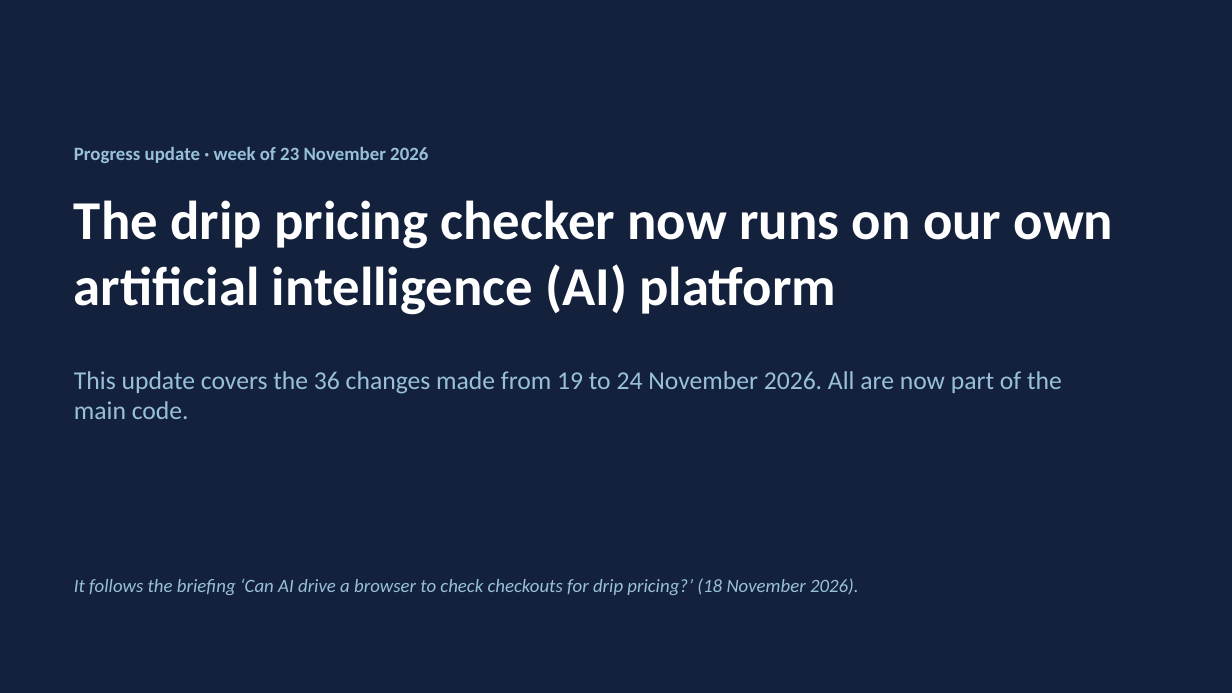
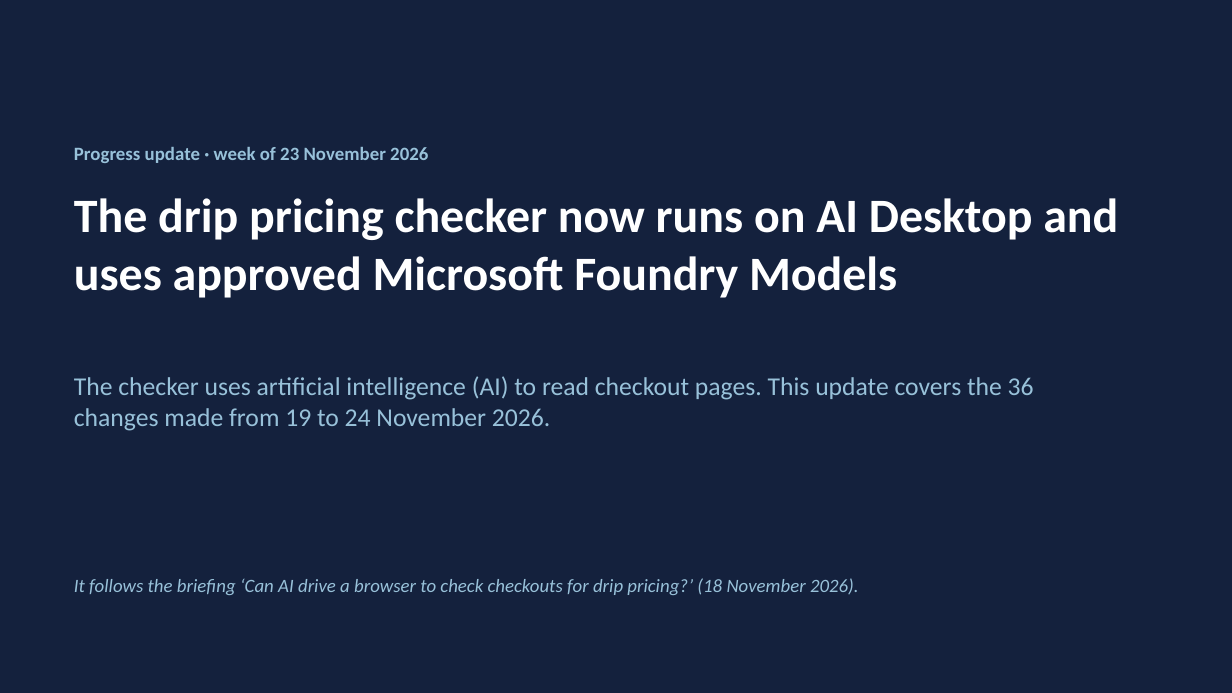
Before and after one commit to roflov2/browser-automation, a slide deck: slide 1 of docs/Drip_Pricing_PoC_update_2026-11-24.pptx. Drawn at 1232x693 pixels with LibreOffice and Linux fonts; fonts in the diff are those of the drawing. Boxes give left, top, right and bottom in pixels: in the first picture for what was removed or moved away, otherwise in the second. Text is boxed around its words. In the diff, an @@ line names an element or a change of style, - is before the commit and + after.

```diff
--- a/docs/Drip_Pricing_PoC_update_2026-11-24.pptx
+++ b/docs/Drip_Pricing_PoC_update_2026-11-24.pptx
@@ title at <box>74,198,1118,298</box>: text changed; size 32 to 28 pt @@
-The drip pricing checker now runs on our own artificial intelligence (AI) platform
+The drip pricing checker now runs on AI Desktop and uses approved Microsoft Foundry Models
@@ text at <box>74,376,1034,431</box>: text changed @@
-This update covers the 36 changes made from 19 to 24 November 2026. All are now part of the main code.
+The checker uses artificial intelligence (AI) to read checkout pages. This update covers the 36 changes made from 19 to 24 November 2026.
```
Also in this commit, not shown: 4 other slides changed.
